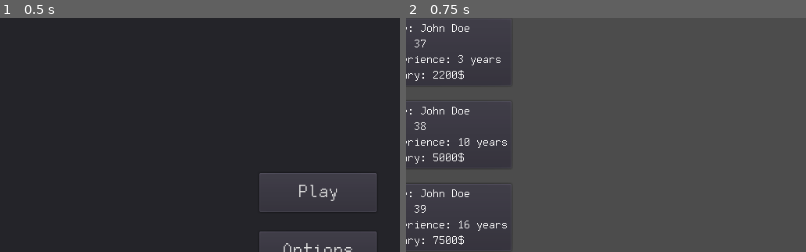
Above: before the commit, frames 1-2 (left to right).
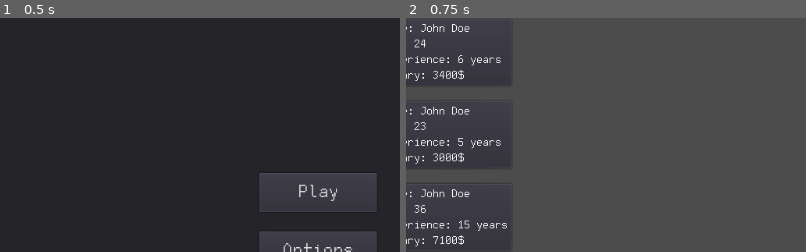
Above: after the commit, the same moments.

Repository: killercho/sign-here
Game: Godot game, scene res://scenes/menu.tscn
Same seed, same stepped clock (60 frames per second), same inputs: the game is played once before the commit and once after it. The engine's default icon, where the game draws it, is replaced by a stand-in: a white triangle on a blue panel in a dark square.
Inputs:
- Up to frame 1 (0.5 s): no input
- Up to frame 2 (0.75 s): click "Play" at 0.5 s
The pictures show only the part of the screen within x 10-60%, y 0-50%; the shares and areas given below are measured in that part.

Frame 1 is identical in both runs. In frame 2, 0.4% of the frame differs, in the area x 2-26%, y 8-97%.

Commit message:
Split Employee into a data class and a generator class

Diff:
--- a/project.godot
+++ b/project.godot
@@ -13,9 +13,15 @@
 "class": "Employee",
 "language": "GDScript",
 "path": "res://scripts/employee.gd"
+}, {
+"base": "Reference",
+"class": "EmployeeGenerator",
+"language": "GDScript",
+"path": "res://scripts/employee_generator.gd"
 } ]
 _global_script_class_icons={
-"Employee": ""
+"Employee": "",
+"EmployeeGenerator": ""
 }
 
 [application]
--- a/scripts/employee.gd
+++ b/scripts/employee.gd
@@ -1,41 +1,12 @@
 class_name Employee
 
-const MIN_AGE = 18
-const MAX_AGE = 40
-
-const MAX_EXPERIENCE = MAX_AGE - MIN_AGE
-
-const MIN_SALARY = 10
-const MAX_SALARY = 100
-const SALARY_MULTIPLIER = 100
-
-var rng = RandomNumberGenerator.new()
 var name: String
 var age: int
 var experience: int
 var monthly_salary: int
 
-func generate_name():
-	# Todo - Get names randomly from file
-	var f_name = "John"
-	var l_name = "Doe"
-	return f_name + " " + l_name
-
-func generate_age():
-	return rng.randi_range(MIN_AGE, MAX_AGE)
-
-func generate_experience():
-	var experience = rng.randi_range(0, MAX_EXPERIENCE)
-	if experience > age - MIN_AGE:
-		experience = age - MIN_AGE
-	return experience
-
-func generate_monthly_salary():
-	return int((float(experience) / float(MAX_EXPERIENCE)) * (MAX_SALARY - MIN_SALARY) + MIN_SALARY) * SALARY_MULTIPLIER
-
-func generate_stats():
-	rng.randomize()
-	name = generate_name()
-	age = generate_age()
-	experience = generate_experience()
-	monthly_salary = generate_monthly_salary()
+func _init(name, age, experience, monthly_salary):
+	self.name = name
+	self.age = age
+	self.experience = experience
+	self.monthly_salary = monthly_salary
--- a/scripts/employee_card.gd
+++ b/scripts/employee_card.gd
@@ -1,4 +1,6 @@
 extends PanelContainer
+
+var generator = EmployeeGenerator.new()
 
 func update_ui(name, age, experience, monthly_salary):
 	$Split/Info/Name.text = "Name: " + name
@@ -7,10 +9,8 @@
 	$Split/Info/Salary.text = "Salary: " + String(monthly_salary) + "$"
 
 func generate_employee():
-	var employee = Employee.new()
-	employee.generate_stats()
+	var employee = generator.new_employee()
 	update_ui(employee.name, employee.age, employee.experience, employee.monthly_salary)
-
 
 # Called when the node enters the scene tree for the first time.
 func _ready():
--- /dev/null
+++ b/scripts/employee_generator.gd
@@ -0,0 +1,39 @@
+class_name EmployeeGenerator
+
+const MIN_AGE = 18
+const MAX_AGE = 40
+
+const MAX_EXPERIENCE = MAX_AGE - MIN_AGE
+
+const MIN_SALARY = 10
+const MAX_SALARY = 100
+const SALARY_MULTIPLIER = 100
+
+var rng = RandomNumberGenerator.new()
+
+func generate_name():
+	# Todo - Get names randomly from file
+	var f_name = "John"
+	var l_name = "Doe"
+	return f_name + " " + l_name
+
+func generate_age():
+	return rng.randi_range(MIN_AGE, MAX_AGE)
+
+func generate_experience(age):
+	var experience = rng.randi_range(0, MAX_EXPERIENCE)
+	if experience > age - MIN_AGE:
+		experience = age - MIN_AGE
+	return experience
+
+func generate_monthly_salary(experience):
+	return int((float(experience) / float(MAX_EXPERIENCE)) * (MAX_SALARY - MIN_SALARY) + MIN_SALARY) * SALARY_MULTIPLIER
+
+func new_employee():
+	rng.randomize()
+	var name = generate_name()
+	var age = generate_age()
+	var experience = generate_experience(age)
+	var monthly_salary = generate_monthly_salary(experience)
+
+	return Employee.new(name, age, experience, monthly_salary)
